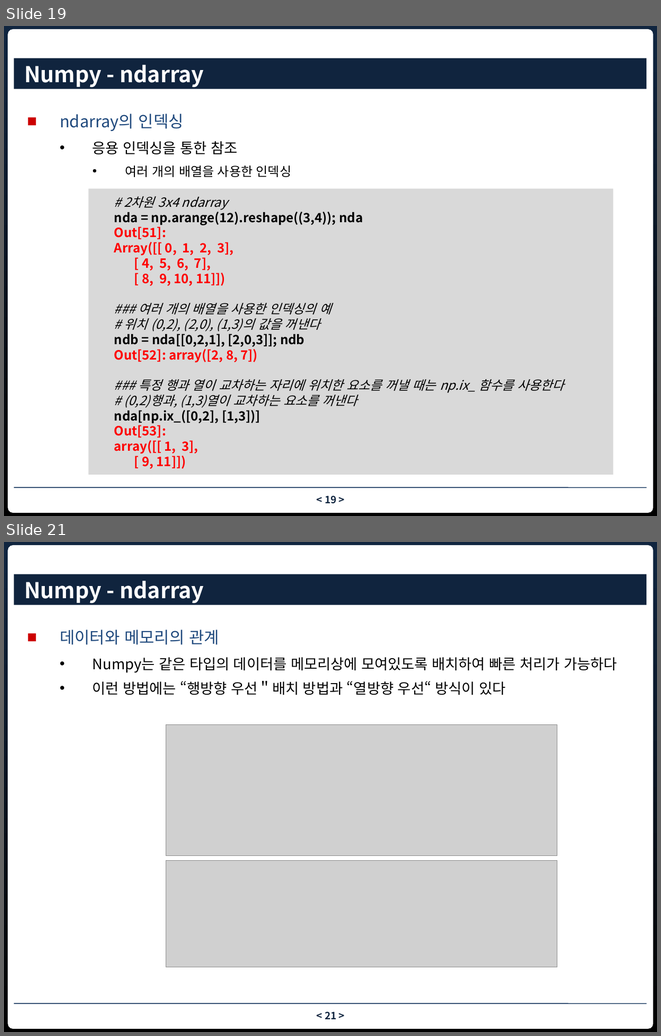
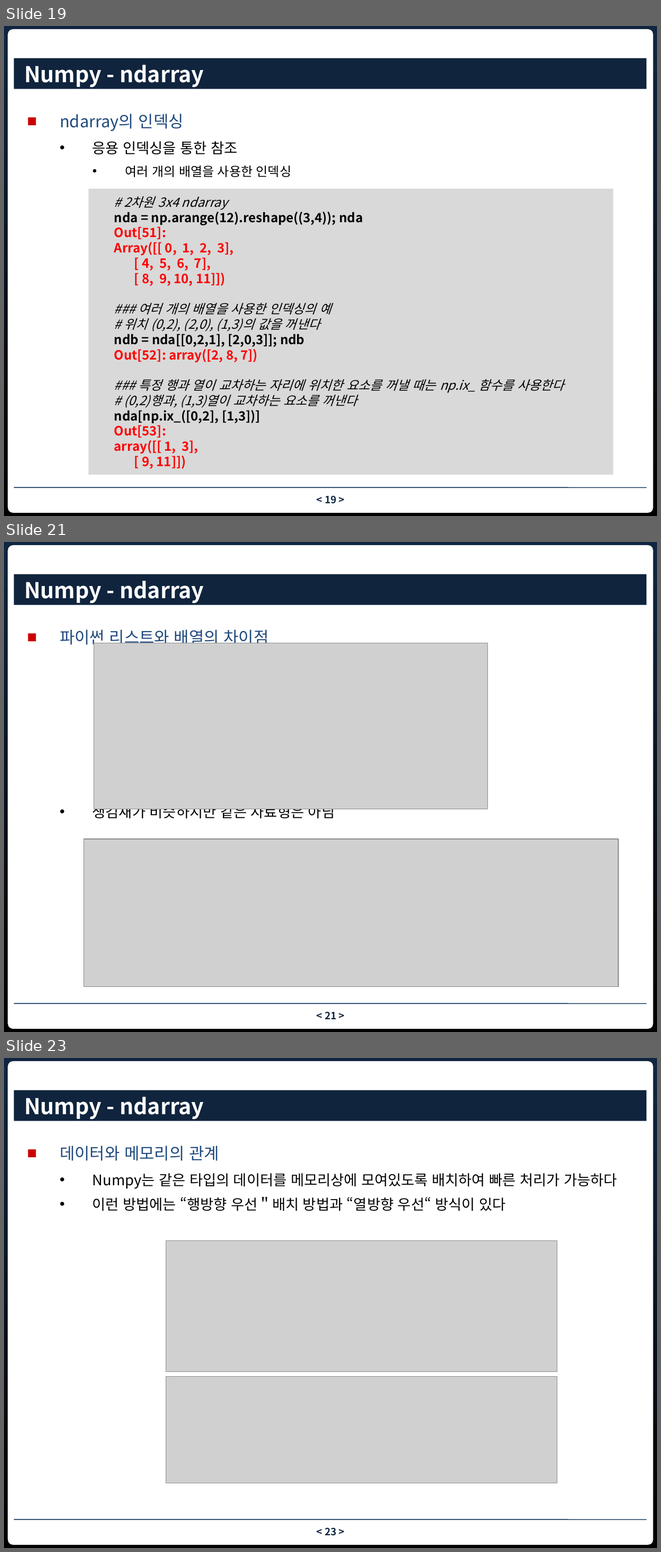
Before and after one commit to nhkim55/bigdata_fintech_python, a slide deck: ch5 numpy.pptx. Shown one above the other, each under a label of ours: slides 19 and 21 before the commit, slides 19, 21 and 23 after it; the slides between them are not shown. The pictures are 661x1036 and 661x1552 pixels, drawn with LibreOffice and Linux fonts; fonts in the diff are those of the drawing; grey boxes stand for pictures; background and template pictures are left out. Boxes give left, top, right and bottom in pixels: in the first picture for what was removed or moved away, otherwise in the second. Text is boxed around its words. In the diff, an @@ line names an element or a change of style, - is before the commit and + after.

```diff
--- a/ch5 numpy.pptx
+++ b/ch5 numpy.pptx
@@ slide 21 added at [4,542,657,1032], background gradient #10253F to #000000; not listed: 3 template elements that a slide beside it also shows @@
@@ title added at [14,574,646,605], fill #0F243E, 24 pt, text #FFFFFF, bold @@
+Numpy - ndarray
@@ text added at [60,629,335,821], 16 pt, text #000000 @@
+■ 파이썬 리스트와 배열의 차이점
+  • 생김새가 비슷하지만 같은 자료형은 아님
@@ picture added at [94,643,488,809] @@
@@ picture added at [84,839,618,987] @@
@@ what was slide 21 is now slide 23 @@
@@ page number at [325,1528,336,1536]: text changed @@
-< 21 >
+< 23 >
```
Also in this commit, not shown: 3 slides changed, 1 other slide added.
